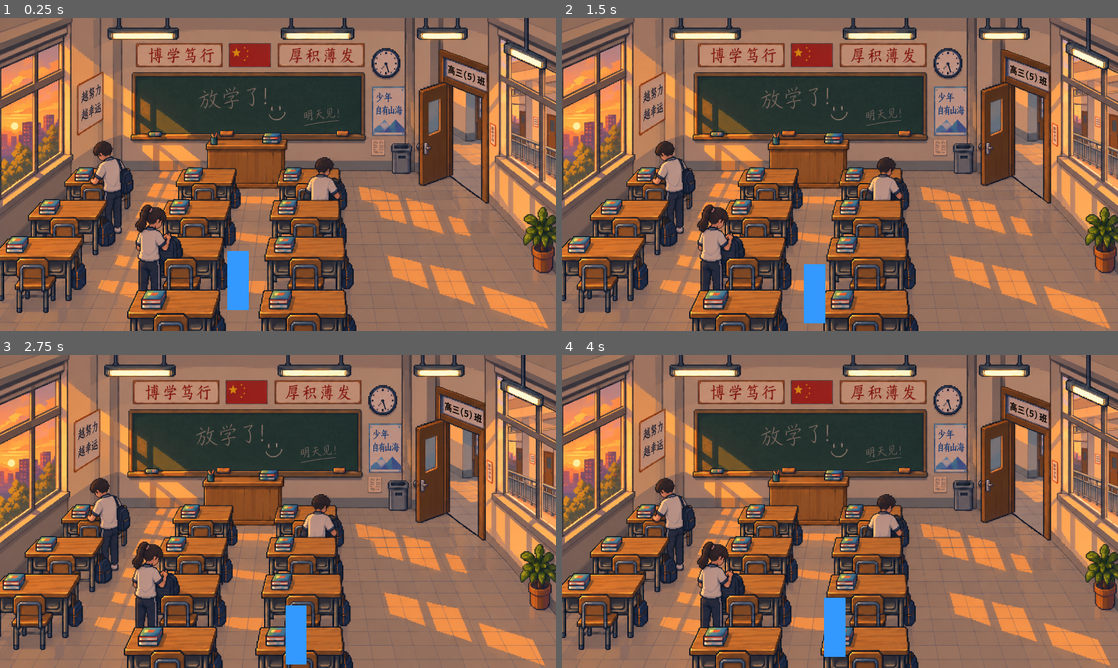
Above: before the commit, frames 1-4 (two rows, left to right).
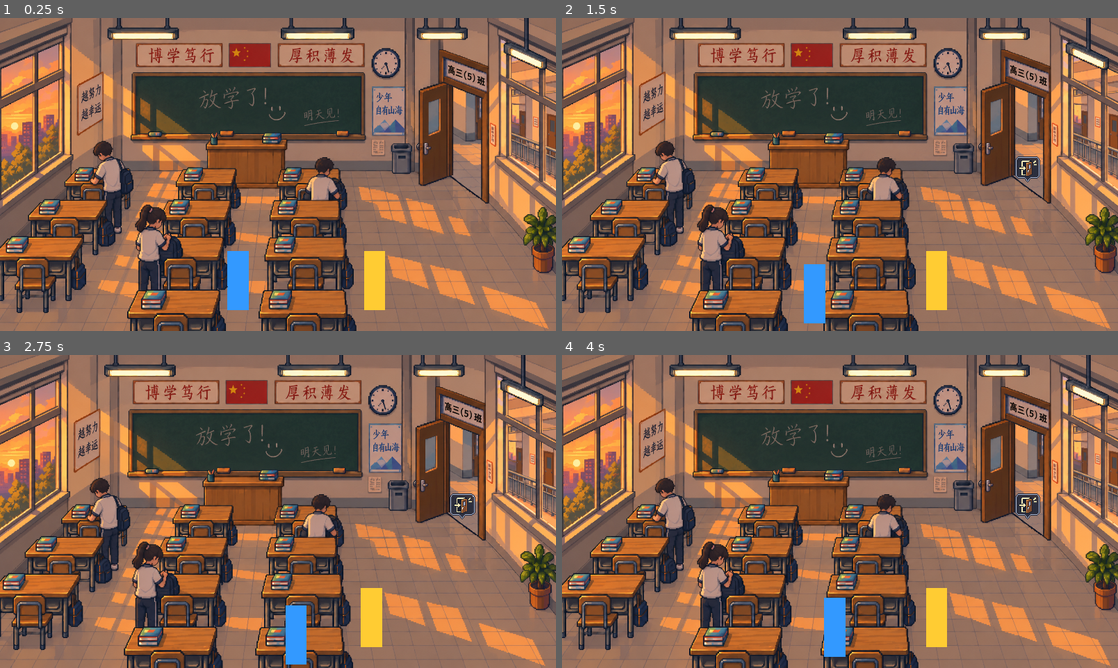
Above: after the commit, the same moments.

Repository: margaret1123/qiu-s-birthday
Game: Godot game, scene res://s09_classroom_afterschool.tscn
Same seed, same stepped clock (60 frames per second), same inputs: the game is played once before the commit and once after it. This scene is started directly instead of the project's main scene.
Inputs (mouse positions are in pixels of both pictures, inside the frame that each line leads up to):
- Up to frame 1 (0.25 s): no input
- Up to frame 2 (1.5 s): tap Enter (ui_accept) at 0.5, 0.77, 1.25 s; move the mouse to (962, 158) at 0.52 s; hold Right (ui_right) 0.53-1.28 s; tap E (interact) at 0.6, 1.35 s; move the mouse to (728, 190) at 1.27 s; hold Down (ui_down) from 1.28 s (still down)
- Up to frame 3 (2.75 s): tap Enter (ui_accept) at 1.52, 2 s; move the mouse to (333, 442) at 2.02 s; release Down (ui_down) at 2.03 s; hold Right (ui_right) from 2.03 s (still down); tap E (interact) at 2.1 s
- Up to frame 4 (4 s): move the mouse to (812, 574) at 2.77 s; release Right (ui_right) at 2.78 s; hold Up (ui_up) 2.78-3.53 s; tap E (interact) at 2.85, 3.6 s; tap Enter (ui_accept) at 3.02, 3.5, 3.77 s; move the mouse to (1006, 558) at 3.52 s; hold Left (ui_left) from 3.53 s (still down)

The runs differ from the first frame. In frame 1, 0.7% of the frame differs, in the area x 65-70%, y 74-94%; in frame 2, 1.0%; in frame 3, 1.1%, in the area x 64-86%, y 44-94%; in frame 4, 1.0%.

Commit message:
feat: complete 2006 to 2026 story
S09 the empty classroom after the exam, S10 the same gate as S04 at the end of
the day, and S11 the 2026 birthday. The two lines in S09 are school's-out and
nothing else; the crossing in S10 is a walk, a black hold and the four
characters 2026; S11 says its two lines and stops there.

Co-Authored-By: Claude Code <noreply@anthropic.com>

Diff:
--- a/s09_classroom_afterschool.gd
+++ b/s09_classroom_afterschool.gd
@@ -3,15 +3,128 @@
 ## S09 "ClassroomAfterSchool": the same classroom, the exam behind them, school
 ## over.
 ##
-## A map shell and deliberately nothing else. The one line of story that belongs
-## here is the next round's; this round only puts the room back up after the black
-## screen, so the player comes out of the time skip somewhere they can walk.
-## No DialogueBox, no ChoiceBox, no trigger and no exit.
+## Scene-local only - GlobalState still does nothing but carry the spawn position.
+## The two lines are the whole scene: no choice, no second beat, and nothing about
+## the date, because none of that has happened yet.
 ##
-## Scene-local and storyless - GlobalState still does nothing but carry the spawn
-## position. Like S01 it has no Biu actor: the background already has students
-## drawn into it.
+## The event is not on a trigger. The exam is already over, so the lines open on
+## their own the moment the room is up and the player is held for them. The exit
+## is S01's classroom door and it is disarmed until the lines are read through, so
+## it is opened by having listened rather than by having walked - and a cancelled
+## segment goes straight back up instead of being skipped, see
+## _await_segment_closed.
+
+enum FlowState {
+	AFTER_SCHOOL, ## Biu's "考完了。 / 走，回家。" - the only beat in the scene.
+	COMPLETED,    ## Lines over; the door is armed and the player has the screen.
+}
+
+## Biu is named lowercase everywhere else in the project.
+const BIU_NAME := "biu"
+
+## Ordinary school's-out and nothing else. No nostalgia, no date, no "later".
+const AFTER_SCHOOL_LINES: Array[String] = [
+	"考完了。",
+	"走，回家。",
+]
+
+## Where the player stands when S10 opens: inside the gate, on the same open
+## ground S04 itself spawned them on.
+const S10_SPAWN := Vector2(700, 888)
+const S10_SCENE := "res://s10_school_gate_afterschool.tscn"
+
+var state: FlowState = FlowState.AFTER_SCHOOL
+
+var _transitioning := false
+
+## The segment currently on screen, kept so a cancelled one can be put back.
+var _segment_speaker := ""
+var _segment_lines: Array[String] = []
+## Set by the DialogueBox only when the player reads a segment through to the end.
+## A cancel closes the box without it, which is how the two are told apart.
+var _segment_finished := false
+
+@onready var _dialogue_box = $DialogueBox
+@onready var _fade = $FadeOverlay
+@onready var _player: CharacterBody2D = $WorldSort/Player
+@onready var _exit_marker: Sprite2D = $ExitMarker
+@onready var _exit_trigger: Area2D = $ExitTrigger
 
 func _ready() -> void:
-	# Came up out of the black screen the exam skipped past, so: fade up.
-	$FadeOverlay.fade_in()
+	_dialogue_box.dialogue_finished.connect(_on_segment_finished)
+	_exit_trigger.body_entered.connect(_on_exit_entered)
+	# The door is the same door as S01's and it does not exist until the two lines
+	# are over, so the scene cannot be walked out of ahead of them.
+	_exit_marker.visible = false
+	_exit_trigger.monitoring = false
+	# Held for the whole scene: the lines open on their own, so there is never a
+	# moment where walking is what the scene wants. Released in _finish_event.
+	_player.set_physics_process(false)
+	_run_event()
+
+func _on_segment_finished() -> void:
+	_segment_finished = true
+
+func _run_event() -> void:
+	state = FlowState.AFTER_SCHOOL
+	# Came up out of the black screen S08 ended on, so: fade up first and let the
+	# room register, then speak.
+	await _fade.fade_in()
+	await _show_segment(BIU_NAME, AFTER_SCHOOL_LINES)
+	await _await_segment_closed()
+	_finish_event()
+
+## The lines are the whole scene, so nothing is played after them: the player gets
+## the screen back and the door opens. They walk out themselves.
+func _finish_event() -> void:
+	state = FlowState.COMPLETED
+	_player.set_physics_process(true)
+	_open_exit()
+
+func _open_exit() -> void:
+	_exit_marker.visible = true
+	_exit_trigger.monitoring = true
+
+func _on_exit_entered(body: Node2D) -> void:
+	if _transitioning or state != FlowState.COMPLETED or not body.is_in_group("player"):
+		return
+	_transitioning = true
+	# Disarm immediately so the body sitting inside the area for the whole fade
+	# cannot start a second transition. Deferred because Area2D refuses this while
+	# an in/out signal is being emitted.
+	_exit_trigger.set_deferred("monitoring", false)
+	# The player keeps their input until the fade is done, so freeze them rather
+	# than letting them walk off during it.
+	_player.set_physics_process(false)
+	await _fade.fade_out()
+	GlobalState.spawn_position = S10_SPAWN
+	# Deferred: never swap scenes from inside a physics callback.
+	get_tree().call_deferred("change_scene_to_file", S10_SCENE)
+
+## Opens one DialogueBox segment and waits a frame so the box is really up before
+## anything polls it. Deferred so the press that opened it is not read again by
+## DialogueBox._process on that same frame.
+func _show_segment(speaker: String, lines: Array[String]) -> void:
+	_segment_speaker = speaker
+	_segment_lines = lines
+	_segment_finished = false
+	_dialogue_box.call_deferred("show_dialogue", speaker, lines)
+	await get_tree().process_frame
+
+## Waits until the open segment has been read through to the end.
+##
+## DialogueBox hides itself on ui_cancel and emits nothing, and its cancel check
+## reads is_action_just_pressed - which Input.action_release does not clear, so a
+## cancel cannot be swallowed from up here. This scene does not need to swallow it
+## anyway: the only thing that matters is that it never loses a segment. A box
+## that went away without dialogue_finished was cancelled, and the same segment
+## goes straight back up. ESC can interrupt a line but cannot drop the scene or
+## strand the player, and the shared DialogueBox is left alone.
+func _await_segment_closed() -> void:
+	while _dialogue_box.is_open():
+		await get_tree().process_frame
+	while not _segment_finished:
+		_dialogue_box.call_deferred("show_dialogue", _segment_speaker, _segment_lines)
+		await get_tree().process_frame
+		while _dialogue_box.is_open():
+			await get_tree().process_frame
--- a/s09_classroom_afterschool.tscn
+++ b/s09_classroom_afterschool.tscn
@@ -1,9 +1,11 @@
-[gd_scene load_steps=19 format=3 uid="uid://dqh7m4xp1vrye"]
+[gd_scene load_steps=24 format=3 uid="uid://dqh7m4xp1vrye"]
 
 [ext_resource type="Texture2D" path="res://art/bg/S09_classroom_afterschool_bg.png" id="1_bg"]
 [ext_resource type="PackedScene" uid="uid://bvt8qnxwqy3ey" path="res://player.tscn" id="2_player"]
 [ext_resource type="PackedScene" uid="uid://d6m8lpzh34r5y" path="res://fade_overlay.tscn" id="3_fade"]
 [ext_resource type="Script" path="res://s09_classroom_afterschool.gd" id="4_s09gd"]
+[ext_resource type="PackedScene" uid="uid://d2u0lp08bk2p2" path="res://dialogue_box.tscn" id="5_dialogue"]
+[ext_resource type="Texture2D" path="res://art/UI/出口5d5b52f2-3584-4d5c-a5a8-22e98a370f7c.png" id="6_exit_icon"]
 
 [sub_resource type="RectangleShape2D" id="RectangleShape2D_left_wall"]
 size = Vector2(290, 1141)
@@ -46,6 +48,16 @@
 
 [sub_resource type="RectangleShape2D" id="RectangleShape2D_desk_c_lower"]
 size = Vector2(265, 190)
+
+[sub_resource type="RectangleShape2D" id="RectangleShape2D_actor"]
+size = Vector2(40, 28)
+
+[sub_resource type="AtlasTexture" id="AtlasTexture_exit_icon"]
+atlas = ExtResource("6_exit_icon")
+region = Rect2(352, 346, 550, 553)
+
+[sub_resource type="RectangleShape2D" id="RectangleShape2D_exit_trigger"]
+size = Vector2(100, 80)
 
 [node name="ClassroomAfterSchool" type="Node2D"]
 script = ExtResource("4_s09gd")
@@ -176,6 +188,22 @@
 texture = ExtResource("1_bg")
 polygon = PackedVector2Array(792, -166, 1032, -180, 1040, 0, 776, 0, 776, -3, 785, -54, 799, -63, 799, -144, 790, -150)
 uv = PackedVector2Array(792, 714, 1032, 700, 1040, 880, 776, 880, 776, 877, 785, 826, 799, 817, 799, 736, 790, 730)
+
+[node name="BiuActor" type="StaticBody2D" parent="WorldSort"]
+position = Vector2(1120, 878)
+
+[node name="Visual" type="Node2D" parent="WorldSort/BiuActor"]
+
+[node name="Body" type="ColorRect" parent="WorldSort/BiuActor/Visual"]
+offset_left = -32.0
+offset_top = -176.0
+offset_right = 32.0
+offset_bottom = 0.0
+color = Color(1, 0.8, 0.2, 1)
+
+[node name="CollisionShape2D" type="CollisionShape2D" parent="WorldSort/BiuActor"]
+position = Vector2(0, -14)
+shape = SubResource("RectangleShape2D_actor")
 
 [node name="Player" parent="WorldSort" instance=ExtResource("2_player")]
 position = Vector2(712, 878)
@@ -187,4 +215,20 @@
 limit_right = 1672
 limit_bottom = 941
 
+[node name="ExitMarker" type="Sprite2D" parent="."]
+visible = false
+position = Vector2(1392, 458)
+scale = Vector2(0.14, 0.14)
+texture = SubResource("AtlasTexture_exit_icon")
+
+[node name="ExitTrigger" type="Area2D" parent="."]
+position = Vector2(1385, 512)
+monitoring = false
+monitorable = false
+
+[node name="CollisionShape2D" type="CollisionShape2D" parent="ExitTrigger"]
+shape = SubResource("RectangleShape2D_exit_trigger")
+
+[node name="DialogueBox" parent="." instance=ExtResource("5_dialogue")]
+
 [node name="FadeOverlay" parent="." instance=ExtResource("3_fade")]
--- /dev/null
+++ b/s10_school_gate_afterschool.gd
@@ -0,0 +1,72 @@
+extends Node2D
+
+## S10 "SchoolGateAfterSchool": the same gate as S04, at the end of the day, and
+## the step out through it.
+##
+## Scene-local only - GlobalState still does nothing but carry the spawn position,
+## and this scene does not even set it: S11 has no player to place.
+##
+## There is no DialogueBox, no ChoiceBox and no Biu here on purpose. The whole
+## scene is a walk, and everything that is said about the twenty years is said
+## after the black, not before it - nothing on this side of the fade is allowed to
+## hint at what is coming.
+##
+## S04's collision, camera and world size are reused exactly as they were. It is
+## the same gate; only what is behind it has changed.
+
+enum FlowState {
+	WALKING,  ## Free walk; the gate has not been stepped through yet.
+	CROSSING, ## Out through the gate: black out, hold, 2026, cut.
+}
+
+const S11_SCENE := "res://s11_2026_birthday.tscn"
+
+## Pure black held after the wipe, before the year comes up. Long enough to read
+## as a cut rather than as a slow fade on its way somewhere.
+const BLACK_HOLD := 0.6
+## How long "2026" stays up. One beat, then it is gone.
+const YEAR_HOLD := 1.2
+
+var state: FlowState = FlowState.WALKING
+
+var _transitioning := false
+
+@onready var _fade = $FadeOverlay
+@onready var _player: CharacterBody2D = $WorldSort/Player
+@onready var _gate_trigger: Area2D = $GateExitTrigger
+@onready var _year_overlay: CanvasLayer = $YearOverlay
+
+func _ready() -> void:
+	_gate_trigger.body_entered.connect(_on_gate_entered)
+	_year_overlay.visible = false
+	# Walked straight out of S09's classroom door into the same afternoon, so:
+	# fade up.
+	_fade.fade_in()
+
+func _on_gate_entered(body: Node2D) -> void:
+	if _transitioning or state != FlowState.WALKING or not body.is_in_group("player"):
+		return
+	_transitioning = true
+	state = FlowState.CROSSING
+	# One shot: stepping out must never be able to fire twice. Deferred because
+	# Area2D refuses this while an in/out signal is being emitted.
+	_gate_trigger.set_deferred("monitoring", false)
+	# The player keeps their input until the fade is done, so freeze them rather
+	# than letting them walk further out during it.
+	_player.set_physics_process(false)
+	_run_crossing()
+
+## Black out, hold, put the year up on its own, take it down, cut.
+##
+## The wipe and the year are two separate layers: FadeOverlay is the project's
+## shared wipe at layer 100, and the year is this scene's own Label on a layer
+## above it - so "2026" reads over the black instead of under it. Neither is a new
+## system and there is no timeline to keep.
+func _run_crossing() -> void:
+	await _fade.fade_out()
+	await get_tree().create_timer(BLACK_HOLD).timeout
+	_year_overlay.visible = true
+	await get_tree().create_timer(YEAR_HOLD).timeout
+	_year_overlay.visible = false
+	# Deferred: never swap scenes from inside a physics callback.
+	get_tree().call_deferred("change_scene_to_file", S11_SCENE)
--- /dev/null
+++ b/s10_school_gate_afterschool.tscn
@@ -0,0 +1,112 @@
+[gd_scene load_steps=13 format=3 uid="uid://wclph1ziooxte"]
+
+[ext_resource type="Texture2D" path="res://art/bg/S04_school_gate_noon_bg.png" id="1_bg"]
+[ext_resource type="PackedScene" uid="uid://bvt8qnxwqy3ey" path="res://player.tscn" id="2_player"]
+[ext_resource type="PackedScene" uid="uid://d6m8lpzh34r5y" path="res://fade_overlay.tscn" id="3_fade"]
+[ext_resource type="Script" path="res://s10_school_gate_afterschool.gd" id="4_s10gd"]
+
+[sub_resource type="RectangleShape2D" id="RectangleShape2D_left_wall"]
+size = Vector2(300, 2000)
+
+[sub_resource type="RectangleShape2D" id="RectangleShape2D_right_wall"]
+size = Vector2(400, 2000)
+
+[sub_resource type="RectangleShape2D" id="RectangleShape2D_top_wall"]
+size = Vector2(2400, 1400)
+
+[sub_resource type="RectangleShape2D" id="RectangleShape2D_bottom_wall"]
+size = Vector2(2400, 400)
+
+[sub_resource type="RectangleShape2D" id="RectangleShape2D_bike_shed"]
+size = Vector2(472, 100)
+
+[sub_resource type="RectangleShape2D" id="RectangleShape2D_tree_left"]
+size = Vector2(300, 280)
+
+[sub_resource type="RectangleShape2D" id="RectangleShape2D_tree_right"]
+size = Vector2(202, 241)
+
+[sub_resource type="RectangleShape2D" id="RectangleShape2D_gate_exit"]
+size = Vector2(200, 34)
+
+[node name="SchoolGateAfterSchool" type="Node2D"]
+script = ExtResource("4_s10gd")
+
+[node name="Background" type="Node2D" parent="."]
+
+[node name="Sprite2D" type="Sprite2D" parent="Background"]
+texture = ExtResource("1_bg")
+position = Vector2(836, 470.5)
+
+[node name="EnvironmentCollision" type="StaticBody2D" parent="."]
+
+[node name="LeftWall" type="CollisionShape2D" parent="EnvironmentCollision"]
+position = Vector2(-110, 470)
+shape = SubResource("RectangleShape2D_left_wall")
+
+[node name="RightWall" type="CollisionShape2D" parent="EnvironmentCollision"]
+position = Vector2(1832, 470)
+shape = SubResource("RectangleShape2D_right_wall")
+
+[node name="TopWall" type="CollisionShape2D" parent="EnvironmentCollision"]
+position = Vector2(836, -80)
+shape = SubResource("RectangleShape2D_top_wall")
+
+[node name="BottomWall" type="CollisionShape2D" parent="EnvironmentCollision"]
+position = Vector2(836, 1125)
+shape = SubResource("RectangleShape2D_bottom_wall")
+
+[node name="BikeShed" type="CollisionShape2D" parent="EnvironmentCollision"]
+position = Vector2(1436, 620)
+shape = SubResource("RectangleShape2D_bike_shed")
+
+[node name="TreeLeft" type="CollisionShape2D" parent="EnvironmentCollision"]
+position = Vector2(142, 800)
+shape = SubResource("RectangleShape2D_tree_left")
+
+[node name="TreeRight" type="CollisionShape2D" parent="EnvironmentCollision"]
+position = Vector2(1571, 820.5)
+shape = SubResource("RectangleShape2D_tree_right")
+
+[node name="WorldSort" type="Node2D" parent="."]
+y_sort_enabled = true
+
+[node name="Player" parent="WorldSort" instance=ExtResource("2_player")]
+position = Vector2(700, 888)
+
+[node name="Camera2D" type="Camera2D" parent="WorldSort/Player"]
+zoom = Vector2(0.77, 0.77)
+limit_left = 0
+limit_top = 0
+limit_right = 1672
+limit_bottom = 941
+
+[node name="GateExitTrigger" type="Area2D" parent="."]
+position = Vector2(790, 629)
+
+[node name="CollisionShape2D" type="CollisionShape2D" parent="GateExitTrigger"]
+shape = SubResource("RectangleShape2D_gate_exit")
+
+[node name="YearOverlay" type="CanvasLayer" parent="."]
+visible = false
+layer = 110
+
+[node name="YearLabel" type="Label" parent="YearOverlay"]
+anchors_preset = 8
+anchor_left = 0.5
+anchor_top = 0.5
+anchor_right = 0.5
+anchor_bottom = 0.5
+offset_left = -200.0
+offset_top = -80.0
+offset_right = 200.0
+offset_bottom = 80.0
+grow_horizontal = 2
+grow_vertical = 2
+theme_override_colors/font_color = Color(1, 1, 1, 1)
+theme_override_font_sizes/font_size = 96
+text = "2026"
+horizontal_alignment = 1
+vertical_alignment = 1
+
+[node name="FadeOverlay" parent="." instance=ExtResource("3_fade")]
--- /dev/null
+++ b/s11_2026_birthday.gd
@@ -0,0 +1,81 @@
+extends Node2D
+
+## S11 "Birthday2026": the end of the line. Twenty years on, the cake, and the
+## only two lines the whole story was for.
+##
+## Scene-local only, and it does not even read GlobalState - there is nothing
+## after this scene, so there is nothing to carry out of it.
+##
+## No player, no camera to follow one, no trigger, no exit and no choice. The room
+## fades up, says its two lines and then stays exactly as it is: the final frame
+## is the ending, so there is deliberately nothing to press that leads anywhere
+## else and no third line to play.
+##
+## A cancelled segment goes straight back up (see _await_segment_closed), so ESC
+## can interrupt a line but cannot skip the ending.
+
+## Biu is named lowercase everywhere else in the project.
+const BIU_NAME := "biu"
+
+## The two lines, and the whole ending. Nothing is allowed after them: no
+## "还记得吗", no "一转眼", no "谢谢你", no "未来", no THE END. The restraint is
+## the ending.
+const FINAL_LINES: Array[String] = [
+	"生日快乐。",
+	"我们认识20年了。",
+]
+
+## The segment currently on screen, kept so a cancelled one can be put back.
+var _segment_speaker := ""
+var _segment_lines: Array[String] = []
+## Set by the DialogueBox only when the player reads a segment through to the end.
+## A cancel closes the box without it, which is how the two are told apart.
+var _segment_finished := false
+
+@onready var _dialogue_box = $DialogueBox
+@onready var _fade = $FadeOverlay
+
+func _ready() -> void:
+	_dialogue_box.dialogue_finished.connect(_on_segment_finished)
+	_run_ending()
+
+func _on_segment_finished() -> void:
+	_segment_finished = true
+
+## Fade up onto 2026, say the two lines, stop.
+##
+## The stop is the point: once _await_segment_closed returns there is nothing left
+## to do, so the scene is simply left standing on its last frame. Nothing here
+## returns to a title, blacks the screen again or writes anything else.
+func _run_ending() -> void:
+	await _fade.fade_in()
+	await _show_segment(BIU_NAME, FINAL_LINES)
+	await _await_segment_closed()
+
+## Opens one DialogueBox segment and waits a frame so the box is really up before
+## anything polls it. Deferred so the press that opened it is not read again by
+## DialogueBox._process on that same frame.
+func _show_segment(speaker: String, lines: Array[String]) -> void:
+	_segment_speaker = speaker
+	_segment_lines = lines
+	_segment_finished = false
+	_dialogue_box.call_deferred("show_dialogue", speaker, lines)
+	await get_tree().process_frame
+
+## Waits until the open segment has been read through to the end.
+##
+## DialogueBox hides itself on ui_cancel and emits nothing, and its cancel check
+## reads is_action_just_pressed - which Input.action_release does not clear, so a
+## cancel cannot be swallowed from up here. This scene does not need to swallow it
+## anyway: the only thing that matters is that it never loses a segment. A box
+## that went away without dialogue_finished was cancelled, and the same segment
+## goes straight back up. ESC can interrupt a line but cannot skip the ending, and
+## the shared DialogueBox is left alone.
+func _await_segment_closed() -> void:
+	while _dialogue_box.is_open():
+		await get_tree().process_frame
+	while not _segment_finished:
+		_dialogue_box.call_deferred("show_dialogue", _segment_speaker, _segment_lines)
+		await get_tree().process_frame
+		while _dialogue_box.is_open():
+			await get_tree().process_frame
--- /dev/null
+++ b/s11_2026_birthday.tscn
@@ -0,0 +1,45 @@
+[gd_scene load_steps=7 format=3 uid="uid://jvpovjvynxghw"]
+
+[ext_resource type="Texture2D" path="res://art/bg/S11_2026_birthday_bg1.png" id="1_bg"]
+[ext_resource type="PackedScene" uid="uid://d2u0lp08bk2p2" path="res://dialogue_box.tscn" id="2_dialogue"]
+[ext_resource type="PackedScene" uid="uid://d6m8lpzh34r5y" path="res://fade_overlay.tscn" id="3_fade"]
+[ext_resource type="Script" path="res://s11_2026_birthday.gd" id="4_s11gd"]
+[ext_resource type="Texture2D" path="res://art/characters/Biu/手捧蛋糕fca3bd65-10d1-4990-9f38-ea455deabe78.png" id="5_cake"]
+
+[sub_resource type="AtlasTexture" id="AtlasTexture_cake"]
+atlas = ExtResource("5_cake")
+region = Rect2(268, 100, 452, 1320)
+
+[node name="Birthday2026" type="Node2D"]
+script = ExtResource("4_s11gd")
+
+[node name="Background" type="Node2D" parent="."]
+
+[node name="Sprite2D" type="Sprite2D" parent="Background"]
+texture = ExtResource("1_bg")
+position = Vector2(836, 470.5)
+
+[node name="Camera2D" type="Camera2D" parent="."]
+position = Vector2(836, 470.5)
+zoom = Vector2(0.77, 0.77)
+limit_left = 0
+limit_top = 0
+limit_right = 1672
+limit_bottom = 941
+
+[node name="WorldSort" type="Node2D" parent="."]
+y_sort_enabled = true
+
+[node name="BiuActor" type="StaticBody2D" parent="WorldSort"]
+position = Vector2(836, 650)
+
+[node name="Visual" type="Node2D" parent="WorldSort/BiuActor"]
+
+[node name="Cake" type="Sprite2D" parent="WorldSort/BiuActor/Visual"]
+position = Vector2(0, -92.4)
+scale = Vector2(0.14, 0.14)
+texture = SubResource("AtlasTexture_cake")
+
+[node name="DialogueBox" parent="." instance=ExtResource("2_dialogue")]
+
+[node name="FadeOverlay" parent="." instance=ExtResource("3_fade")]
Binary file added: art/bg/S11_2026_birthday_bg1.png
Binary file added: art/characters/Biu/手捧蛋糕fca3bd65-10d1-4990-9f38-ea455deabe78.png
Not shown, added: s10_school_gate_afterschool.gd.uid
Not shown, added: s11_2026_birthday.gd.uid
